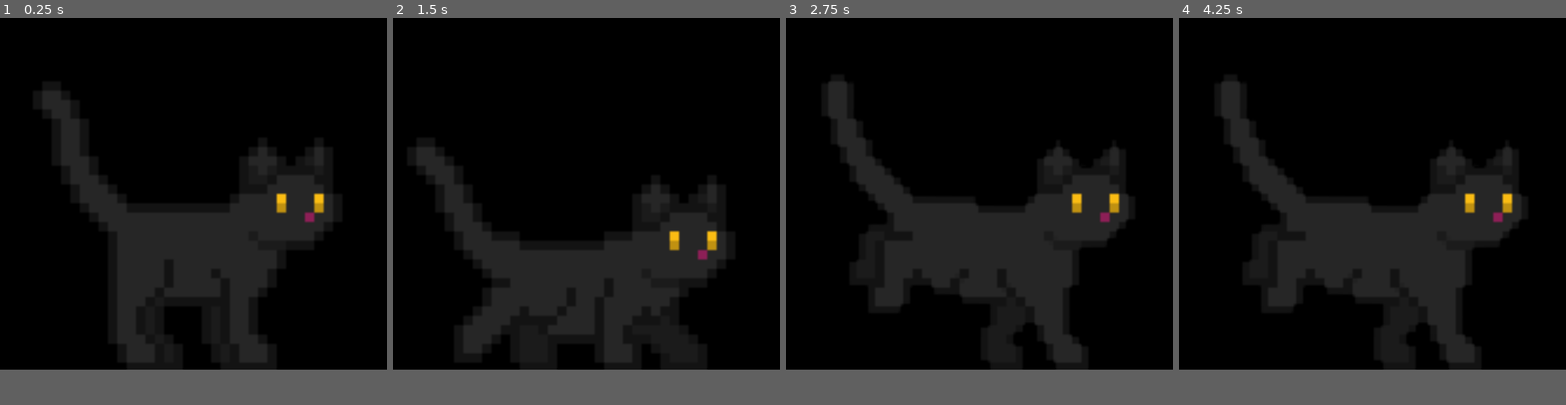
Above: before the commit, frames 1-4 (left to right).
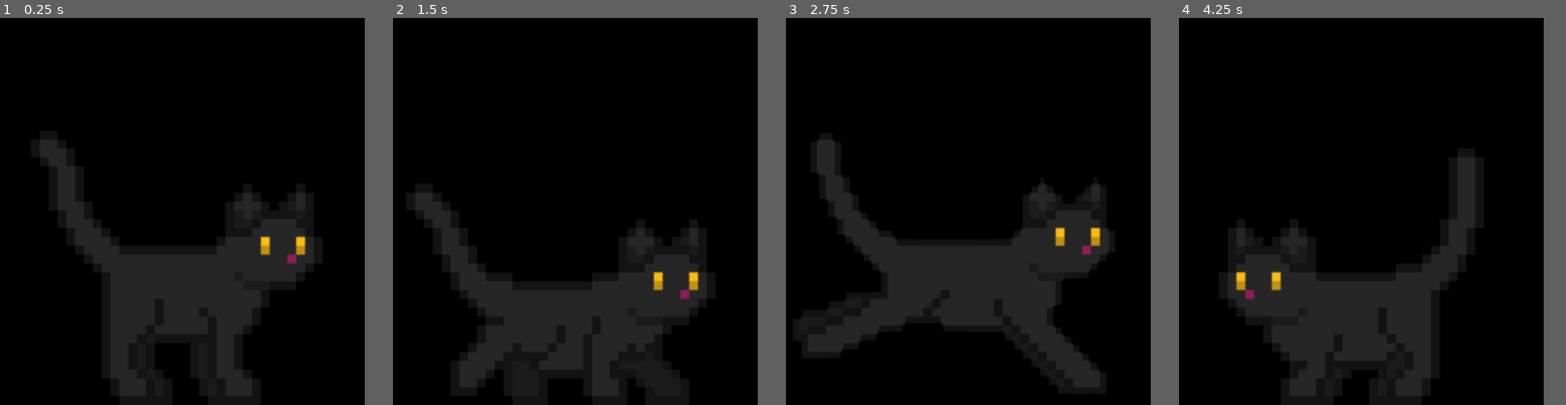
Above: after the commit, the same moments.

Repository: awesomesauce4646/virtual-pet
Game: Godot game, scene res://pet.tscn
Same seed, same stepped clock (60 frames per second), same inputs: the game is played once before the commit and once after it.
Inputs (mouse positions are in pixels of both pictures, inside the frame that each line leads up to):
- Up to frame 1 (0.25 s): no input
- Up to frame 2 (1.5 s): tap Enter (startGame) at 0.5 s; drag from (571, 215) to (625, 114) at 0.52 s; drag from (509, 211) to (567, 265) at 1.27 s
- Up to frame 3 (2.75 s): move the mouse to (1018, 114) at 2.02 s; hold Right from 2.03 s (still down); tap Shift at 2.1 s
- Up to frame 4 (4.25 s): release Right at 2.75 s; drag from (1353, 265) to (1256, 141) at 2.77 s; move the mouse to (1488, 246) at 3.52 s; hold Left from 3.53 s (still down); tap Alt at 3.6 s; tap Up (jump) at 3.77 s
In our replay, the window is 800x727 before the commit and 754x800 after it. These sizes can differ from the game's own. Grey fills any space a smaller window leaves; there, only what the larger window draws over its background counts as a difference.

The runs differ from the first frame. In frame 1, 11% of the frame differs, in the area x 10-87%, y 18-98%; in frame 2, 12%; in frame 3, 14%; in frame 4, 19%, in the area x 10-89%, y 16-98%.

Commit message:
fix not hitting top completely,

Diff:
--- a/virtual-pet/pet.gd
+++ b/virtual-pet/pet.gd
@@ -14,6 +14,7 @@
 const COLLISION_EPSILON = 1.0
 const WALL_BOUNCE = 0.5
 const CEILING_BOUNCE = 0.3
+const CEILING_CLIP_PIXELS = 8
 const ENERGY_SLEEP_THRESHOLD = 10
 const ENERGY_WAKE_LEVEL = 30
 const ENERGY_SLEEP_RECOVERY = 4.0
@@ -29,7 +30,7 @@
 var speed = 300
 var direction = Vector2(1,0)
 var screen_size = Vector2()
-var window_size = Vector2(150,150)
+var window_size = Vector2(150,175)
 
 var idle_timer = 0.0
 var is_idling = false
@@ -78,6 +79,8 @@
 var food_y = 0.0
 var was_walking = false
 var thrown_by_user = false
+var sprite_home_position: Vector2
+var ceiling_tween: Tween
 
 @onready var animated_sprite = $AnimatedSprite2D
 @onready var gameCat = $GameWindow/GameCat
@@ -230,12 +233,21 @@
 		direction.x = sign(dir_x)
 		animated_sprite.flip_h = direction.x < 0
 
+func ceiling_bump():
+	if ceiling_tween and ceiling_tween.is_running():
+		ceiling_tween.kill()
+
+	animated_sprite.position = sprite_home_position + Vector2(0, -CEILING_CLIP_PIXELS)
+	ceiling_tween = create_tween()
+	ceiling_tween.tween_property(animated_sprite, "position", sprite_home_position, 0.12)
+
 
 func _ready():
 	load_stats()
 	apply_mute()
 	screen_size = Vector2(DisplayServer.screen_get_size())
 	animated_sprite.play("Run")
+	sprite_home_position = animated_sprite.position
 	area.input_event.connect(_on_area_input)
 	menu.add_item("Sleep", 0)
 	menu.id_pressed.connect(_on_menu_pressed)
@@ -711,8 +723,10 @@
 
 		if new_pos.y < 0:
 			new_pos.y = 0
-			velocity.y = abs(velocity.y) * WALL_BOUNCE
-			play_boing(abs(vy))
+			if vy < 0:
+				velocity.y = abs(vy) * WALL_BOUNCE
+				ceiling_bump()
+				play_boing(abs(vy))
 
 		var thrown_ground_y = taskbar_y - window_size.y
 		if new_pos.y >= thrown_ground_y and vy > 0:
--- a/virtual-pet/pet.tscn
+++ b/virtual-pet/pet.tscn
@@ -865,12 +865,14 @@
 script = ExtResource("1_s0gbd")
 
 [node name="AnimatedSprite2D" type="AnimatedSprite2D" parent="." unique_id=789550521]
-position = Vector2(82, 55)
+position = Vector2(82, 79)
 sprite_frames = SubResource("SpriteFrames_0af3v")
-animation = &"Crouch"
+animation = &"Pounce"
+frame = 12
+frame_progress = 1.0
 
 [node name="Area2D" type="Area2D" parent="." unique_id=46219409]
-position = Vector2(-17, -49)
+position = Vector2(-17, -25)
 
 [node name="CollisionShape2D" type="CollisionShape2D" parent="Area2D" unique_id=296506306]
 position = Vector2(93.5, 133.5)
--- a/virtual-pet/project.godot
+++ b/virtual-pet/project.godot
@@ -18,7 +18,7 @@
 [display]
 
 window/size/viewport_width=165
-window/size/viewport_height=150
+window/size/viewport_height=175
 window/size/borderless=true
 window/size/always_on_top=true
 window/size/transparent=true
